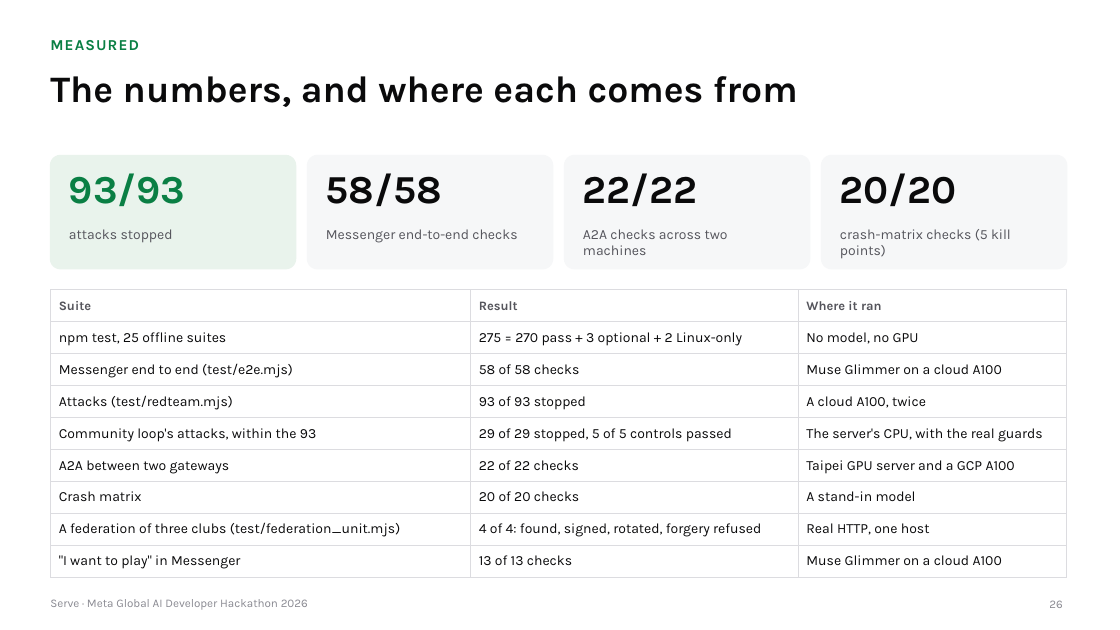
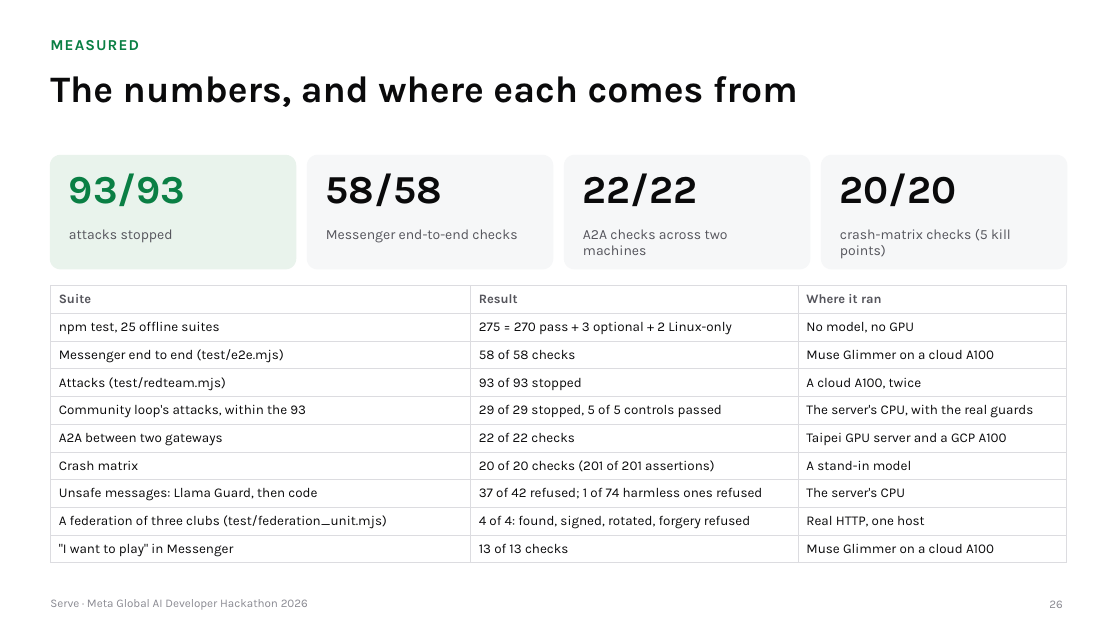
Before and after one commit to gino6178/serve-meta-hackathon, a slide deck: slide 26 of video/deck/Serve_Meta_deck.pptx. Drawn at 1120x630 pixels with LibreOffice and Linux fonts; fonts in the diff are those of the drawing. Boxes give left, top, right and bottom in pixels: in the first picture for what was removed or moved away, otherwise in the second. Text is boxed around its words. In the diff, an @@ line names an element or a change of style, - is before the commit and + after.

```diff
--- a/video/deck/Serve_Meta_deck.pptx
+++ b/video/deck/Serve_Meta_deck.pptx
@@ table at [50, 286, 1067, 561] @@
-row 7: Crash matrix | 20 of 20 checks | A stand-in model
+row 7: Crash matrix | 20 of 20 checks (201 of 201 assertions) | A stand-in model
+row 8: Unsafe messages: Llama Guard, then code | 37 of 42 refused; 1 of 74 harmless ones refused | The server's CPU
@@ table: place and size @@
-table at [50, 290, 1067, 573]
+table at [50, 286, 1067, 561]
```
Also in this commit, not shown: 5 other slides changed, 4 other files.
